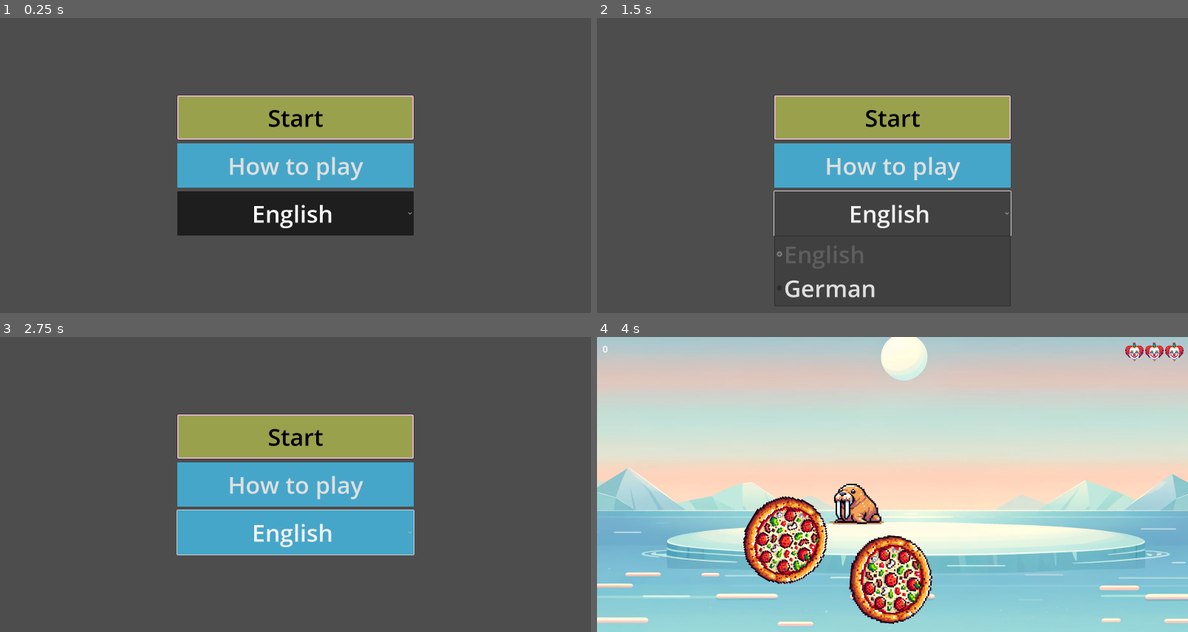
Above: before the commit, frames 1-4 (two rows, left to right).
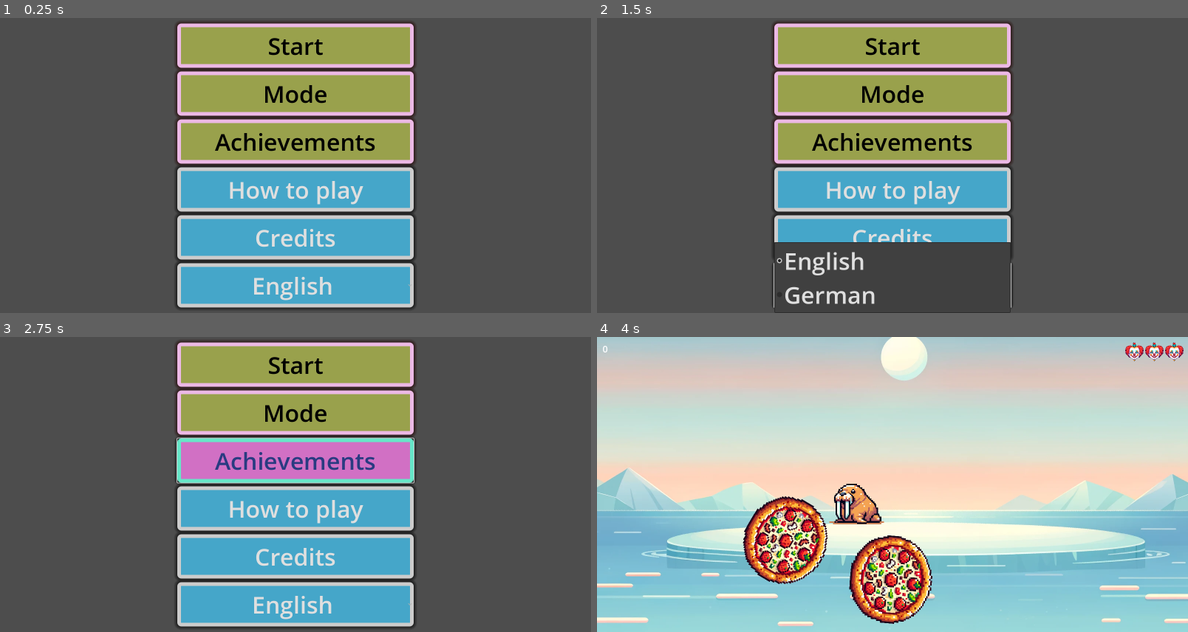
Above: after the commit, the same moments.

Repository: bytedev-code/the-sad-unicorn
Game: Godot game, scene res://menu.tscn
Two runs of this game, one before a commit and one after it. Both use one fixed random seed, a clock stepped at 60 frames per second and the inputs below. This scene is started directly instead of the project's main scene. Sound files missing from this copy of the repository are replaced by a short silence.
Inputs (mouse positions are in pixels of both pictures, inside the frame that each line leads up to):
- Up to frame 1 (0.25 s): no input
- Up to frame 2 (1.5 s): click (892, 94) at 0.5 s, where only the run after the commit has a clickable "Mode"; click "English" at 1.25 s
- Up to frame 3 (2.75 s): click (295, 460) at 2 s, where only the run after the commit has a clickable "Achievements"
- Up to frame 4 (4 s): click (892, 555) at 2.75 s, where only the run after the commit has a clickable "Credits"; click "Start" at 3.5 s

The runs differ from the first frame. In frame 1, 33% of the frame differs, in the area x 29-71%, y 1-99%; in frame 2, 26%; in frame 3, 32%; in frame 4, nothing differs.

Commit message:
More Buttons

Diff:
--- a/menu.gd
+++ b/menu.gd
@@ -7,10 +7,12 @@
 	var es_translation = load("res://translations.es.translation")
 	TranslationServer.add_translation(es_translation)
 	var en_translation = load("res://translations.en.translation")
-	TranslationServer.add_translation(es_translation)
+	TranslationServer.add_translation(en_translation)
 	var de_translation = load("res://translations.de.translation")
-	TranslationServer.add_translation(es_translation)
+	TranslationServer.add_translation(de_translation)
 	$HowToContainer.visible = false
+	TranslationServer.set_locale("en")
+#	print(TranslationServer.get_translation_object("es").get_message_list())
 #	pass # Replace with function body.
 
 
@@ -37,14 +39,27 @@
 
 func _on_language_button_item_selected(index):
 	if index == 1:
-		TranslationServer.set_locale("es")
-		print("Sprache")
-		update_translations()
+		TranslationServer.set_locale("de")
+#		$VBoxContainer/HBoxContainer/Buttons/LanguageButton.selected = 1
+	else:
+		TranslationServer.set_locale("en")
+#		print("Sprache")
+	update_translations()
 #	pass # Replace with function body.
 
 func update_translations():
-	print("update")
-	for node in get_tree().get_nodes_in_group("text"):
-		if node is Button:
-			node.text = tr(node.text)
-			print(node.text)
+#	print("update")
+	$VBoxContainer/HBoxContainer/Buttons/HowToButton.text = TranslationServer.translate(&"HOW")
+	$VBoxContainer/HBoxContainer/Buttons/AchieveButton.text = TranslationServer.translate(&"ACH")
+	$VBoxContainer/HBoxContainer/Buttons/LanguageButton.set_item_text(0, TranslationServer.translate(&"ENG"))
+	$VBoxContainer/HBoxContainer/Buttons/LanguageButton.set_item_text(1, TranslationServer.translate(&"DEU"))
+#	for node in get_tree().get_nodes_in_group("text"):
+#		if node is Button:
+#			node.text = tr(node.text)
+#			print(node.text)
+
+
+func _on_credits_button_pressed():
+	$HowToContainer/HowToTextLabel.text = "Ein anderer Text"
+	$HowToContainer.visible = true
+#	pass # Replace with function body.
--- a/menu.tscn
+++ b/menu.tscn
@@ -1,21 +1,21 @@
-[gd_scene load_steps=11 format=3 uid="uid://dvwm45vvvy6yi"]
+[gd_scene load_steps=10 format=3 uid="uid://dvwm45vvvy6yi"]
 
 [ext_resource type="Script" path="res://menu.gd" id="1_0ks8r"]
 [ext_resource type="Theme" uid="uid://b2ommva15a5fy" path="res://menu.tres" id="1_2rghk"]
 
 [sub_resource type="StyleBoxFlat" id="StyleBoxFlat_hrvpx"]
 bg_color = Color(0.6, 0.631373, 0.298039, 1)
-border_width_left = 3
-border_width_top = 3
-border_width_right = 3
-border_width_bottom = 3
+border_width_left = 10
+border_width_top = 10
+border_width_right = 10
+border_width_bottom = 10
 border_color = Color(0.92549, 0.72549, 0.898039, 1)
-corner_radius_top_left = 3
-corner_radius_top_right = 3
-corner_radius_bottom_right = 3
-corner_radius_bottom_left = 3
+corner_radius_top_left = 10
+corner_radius_top_right = 10
+corner_radius_bottom_right = 10
+corner_radius_bottom_left = 10
 shadow_color = Color(0.129412, 0, 0, 0.6)
-shadow_size = 2
+shadow_size = 10
 
 [sub_resource type="StyleBoxFlat" id="StyleBoxFlat_5uam5"]
 bg_color = Color(0.819608, 0.439216, 0.768627, 1)
@@ -28,24 +28,39 @@
 corner_radius_top_right = 10
 corner_radius_bottom_right = 10
 corner_radius_bottom_left = 10
+shadow_size = 10
 
 [sub_resource type="StyleBoxFlat" id="StyleBoxFlat_823n7"]
-bg_color = Color(0.788235, 0.537255, 0.305882, 1)
-
-[sub_resource type="InputEventKey" id="InputEventKey_8r4ga"]
-keycode = 1
-
-[sub_resource type="Shortcut" id="Shortcut_t7rju"]
-events = [SubResource("InputEventKey_8r4ga")]
+bg_color = Color(0.623529, 0.580392, 0.658824, 1)
+border_width_left = 10
+border_width_top = 10
+border_width_right = 10
+border_width_bottom = 10
+corner_radius_top_left = 10
+corner_radius_top_right = 10
+corner_radius_bottom_right = 10
+corner_radius_bottom_left = 10
+shadow_size = 10
 
 [sub_resource type="StyleBoxFlat" id="StyleBoxFlat_j4g1c"]
 bg_color = Color(0.270588, 0.65098, 0.788235, 1)
+border_width_left = 10
+border_width_top = 10
+border_width_right = 10
+border_width_bottom = 10
+corner_radius_top_left = 10
+corner_radius_top_right = 10
+corner_radius_bottom_right = 10
+corner_radius_bottom_left = 10
+shadow_size = 10
 
 [sub_resource type="StyleBoxFlat" id="StyleBoxFlat_jyv2o"]
 bg_color = Color(0.596078, 0.607843, 0.552941, 1)
 
 [sub_resource type="StyleBoxFlat" id="StyleBoxFlat_48u15"]
 bg_color = Color(0.635294, 0.576471, 0.662745, 1)
+
+[sub_resource type="StyleBoxFlat" id="StyleBoxFlat_xex3m"]
 
 [node name="Menu" type="Control"]
 custom_minimum_size = Vector2(1920, 1080)
@@ -79,16 +94,41 @@
 [node name="StartButton" type="Button" parent="VBoxContainer/HBoxContainer/Buttons" groups=["text"]]
 custom_minimum_size = Vector2(200, 120)
 layout_mode = 2
+tooltip_text = "Start"
 theme = ExtResource("1_2rghk")
 theme_override_colors/font_color = Color(0, 0, 0, 1)
-theme_override_colors/font_pressed_color = Color(0.745098, 0.384314, 0.623529, 1)
+theme_override_colors/font_pressed_color = Color(0.454902, 0.192157, 0.368627, 1)
 theme_override_colors/font_hover_color = Color(0.160784, 0.231373, 0.505882, 1)
-theme_override_colors/font_outline_color = Color(0.654902, 0.341176, 0.278431, 1)
 theme_override_styles/normal = SubResource("StyleBoxFlat_hrvpx")
 theme_override_styles/hover = SubResource("StyleBoxFlat_5uam5")
 theme_override_styles/pressed = SubResource("StyleBoxFlat_823n7")
-shortcut = SubResource("Shortcut_t7rju")
 text = "Start"
+metadata/text = true
+
+[node name="ModeButton" type="Button" parent="VBoxContainer/HBoxContainer/Buttons" groups=["text"]]
+custom_minimum_size = Vector2(200, 120)
+layout_mode = 2
+theme = ExtResource("1_2rghk")
+theme_override_colors/font_color = Color(0, 0, 0, 1)
+theme_override_colors/font_pressed_color = Color(0.454902, 0.192157, 0.368627, 1)
+theme_override_colors/font_hover_color = Color(0.160784, 0.231373, 0.505882, 1)
+theme_override_styles/normal = SubResource("StyleBoxFlat_hrvpx")
+theme_override_styles/hover = SubResource("StyleBoxFlat_5uam5")
+theme_override_styles/pressed = SubResource("StyleBoxFlat_823n7")
+text = "Mode"
+metadata/text = true
+
+[node name="AchieveButton" type="Button" parent="VBoxContainer/HBoxContainer/Buttons" groups=["text"]]
+custom_minimum_size = Vector2(200, 120)
+layout_mode = 2
+theme = ExtResource("1_2rghk")
+theme_override_colors/font_color = Color(0, 0, 0, 1)
+theme_override_colors/font_pressed_color = Color(0.454902, 0.192157, 0.368627, 1)
+theme_override_colors/font_hover_color = Color(0.160784, 0.231373, 0.505882, 1)
+theme_override_styles/normal = SubResource("StyleBoxFlat_hrvpx")
+theme_override_styles/hover = SubResource("StyleBoxFlat_5uam5")
+theme_override_styles/pressed = SubResource("StyleBoxFlat_823n7")
+text = "Achievements"
 metadata/text = true
 
 [node name="HowToButton" type="Button" parent="VBoxContainer/HBoxContainer/Buttons" groups=["text"]]
@@ -98,18 +138,26 @@
 theme_override_styles/normal = SubResource("StyleBoxFlat_j4g1c")
 text = "How to play"
 
+[node name="CreditsButton" type="Button" parent="VBoxContainer/HBoxContainer/Buttons" groups=["text"]]
+custom_minimum_size = Vector2(200, 120)
+layout_mode = 2
+theme = ExtResource("1_2rghk")
+theme_override_styles/normal = SubResource("StyleBoxFlat_j4g1c")
+text = "Credits
+"
+
 [node name="LanguageButton" type="OptionButton" parent="VBoxContainer/HBoxContainer/Buttons"]
 custom_minimum_size = Vector2(200, 120)
 layout_mode = 2
 theme = ExtResource("1_2rghk")
 theme_override_styles/normal = SubResource("StyleBoxFlat_j4g1c")
-button_pressed = true
+toggle_mode = false
 alignment = 1
 item_count = 2
 selected = 0
+allow_reselect = true
 popup/item_0/text = "English"
 popup/item_0/id = 0
-popup/item_0/disabled = true
 popup/item_1/text = "German"
 popup/item_1/id = 1
 
@@ -141,9 +189,11 @@
 layout_mode = 2
 tooltip_text = "Close window"
 theme = ExtResource("1_2rghk")
+theme_override_styles/normal = SubResource("StyleBoxFlat_xex3m")
 text = "Close"
 
 [connection signal="pressed" from="VBoxContainer/HBoxContainer/Buttons/StartButton" to="." method="_on_start_button_pressed"]
 [connection signal="pressed" from="VBoxContainer/HBoxContainer/Buttons/HowToButton" to="." method="_on_how_to_button_pressed"]
+[connection signal="pressed" from="VBoxContainer/HBoxContainer/Buttons/CreditsButton" to="." method="_on_credits_button_pressed"]
 [connection signal="item_selected" from="VBoxContainer/HBoxContainer/Buttons/LanguageButton" to="." method="_on_language_button_item_selected"]
 [connection signal="pressed" from="HowToContainer/HowToCloseButton" to="." method="_on_how_to_close_button_pressed"]
--- a/translations.csv
+++ b/translations.csv
@@ -1,2 +1,5 @@
 keys,en,es,de
 HOW,"How to play","Bla","Wie man spielt"
+ENG,"English","Bla","Englisch"
+DEU,"German","Bla","Deutsch"
+ACH, "Achievements", "Bla", "Errungenschaften"
Not shown, added: export_presets.cfg
Binary file changed: translations.de.translation
Binary file changed: translations.en.translation
Binary file changed: translations.es.translation
